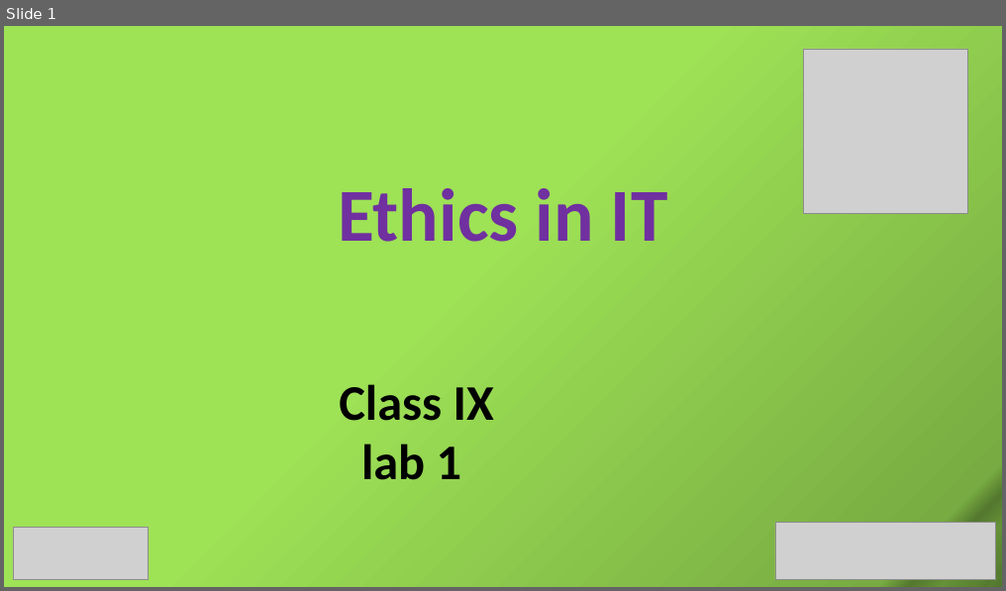
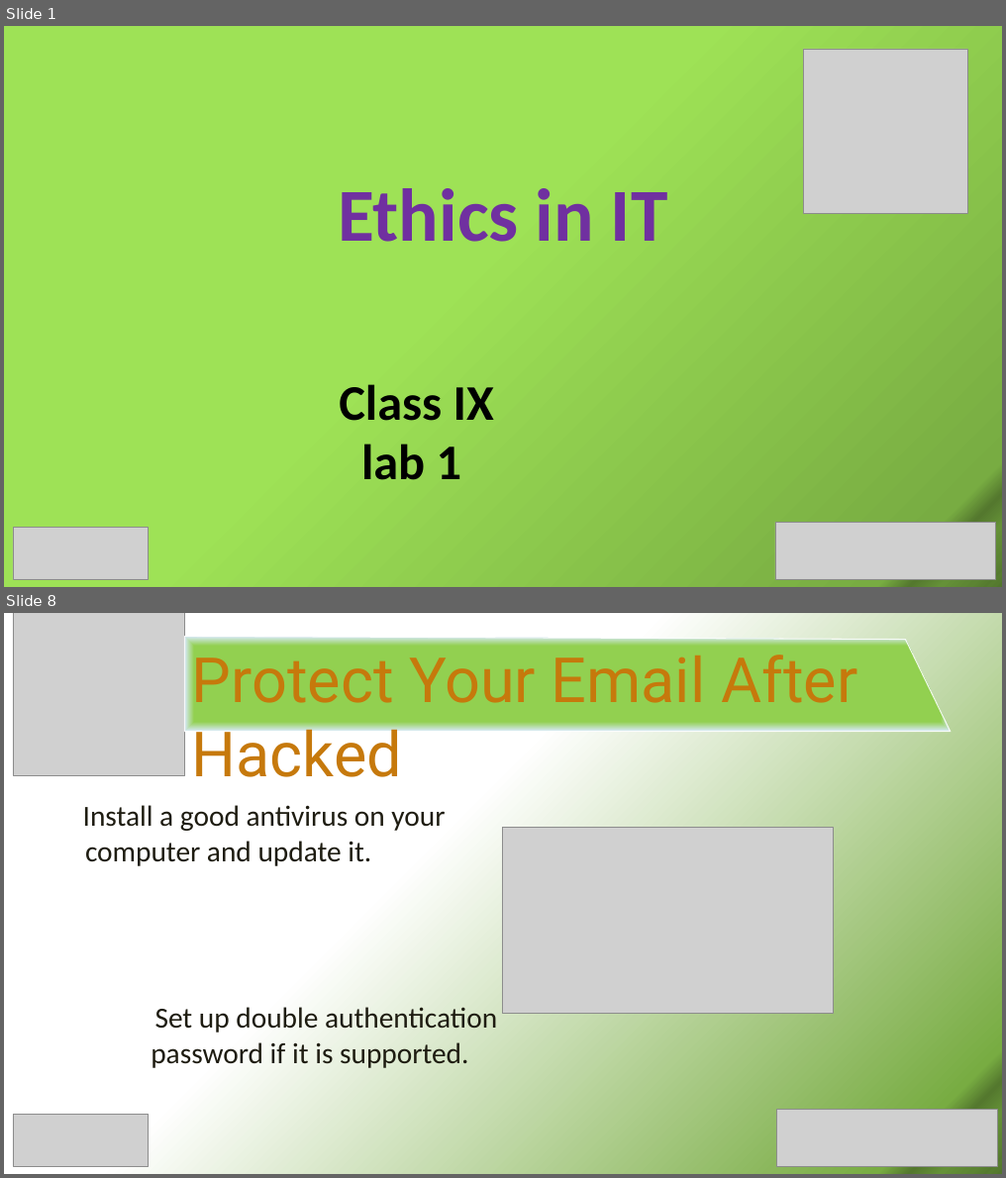
Before and after one commit to SabitDeepto/IIDP, a slide deck: class 10/1.Ethics in IT/2. Presentation/Ethics 1.pptx. Shown one above the other, each under a label of ours: slide 1 before the commit, slides 1 and 8 after it; the slides between them are not shown. The pictures are 1006x591 and 1006x1178 pixels, drawn with LibreOffice and Linux fonts; fonts in the diff are those of the drawing; grey boxes stand for pictures. Boxes give left, top, right and bottom in pixels: in the first picture for what was removed or moved away, otherwise in the second. Text is boxed around its words. In the diff, an @@ line names an element or a change of style, - is before the commit and + after.

```diff
--- a/class 10/1.Ethics in IT/2. Presentation/Ethics 1.pptx
+++ b/class 10/1.Ethics in IT/2. Presentation/Ethics 1.pptx
@@ slide 8 added at (4,613,1002,1174), background gradient #FFFFFF to #78AC42 to #54782E to #659138 to #5C8433 to #557A2F to #577D30 to #52762D @@
@@ picture added at (13,613,184,775) @@
@@ freeform shape added at (184,636,950,731), fill gradient #92D050 to #D8E9FA, outline #FFFFFF 1 pt @@
@@ text added at (192,655,857,777), 60 pt, text #C6790C @@
+Protect Your Email After Hacked
@@ text added at (83,805,445,866), 28 pt, text #1E1C11 @@
+Install a good antivirus on your computer and update it.
@@ picture added at (502,827,834,1014) @@
@@ text added at (151,1007,497,1068), 28 pt, text #1E1C11 @@
+Set up double authentication password if it is supported.
@@ picture added at (13,1115,148,1166) @@
@@ picture added at (776,1109,997,1167) @@
```
Also in this commit, not shown: 1 slide changed, 5 other slides added, 5 slides removed, 5 other files.
